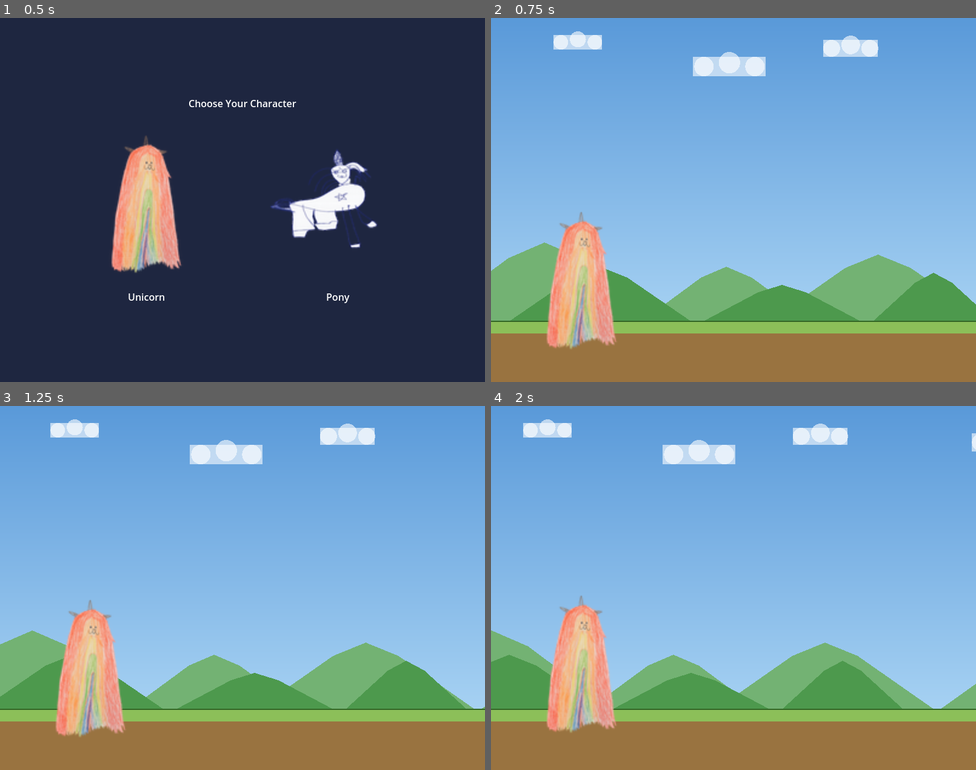
Above: before the commit, frames 1-4 (two rows, left to right).
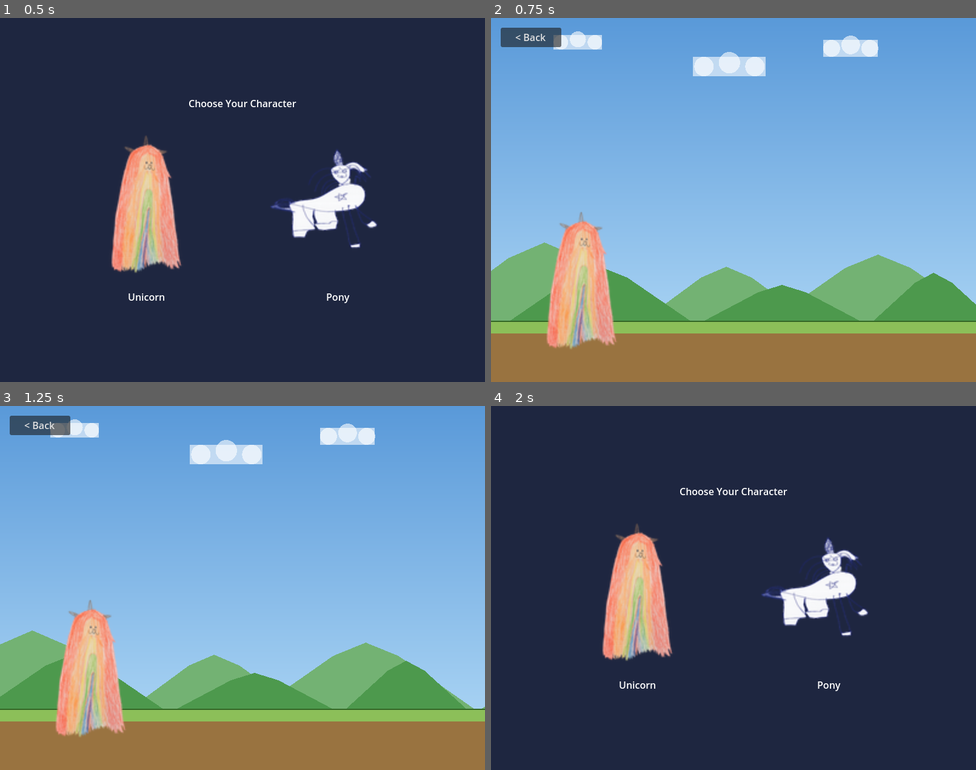
Above: after the commit, the same moments.

Repository: eiriksm/draw-jump
Game: Godot game, scene res://scenes/character_select.tscn
Same seed, same stepped clock (60 frames per second), same inputs: the game is played once before the commit and once after it.
Inputs (mouse positions are in pixels of both pictures, inside the frame that each line leads up to):
- Up to frame 1 (0.5 s): no input
- Up to frame 2 (0.75 s): click (636, 207) at 0.5 s
- Up to frame 3 (1.25 s): no input
- Up to frame 4 (2 s): click (529, 424) at 1.25 s, where only the run after the commit has a clickable "< Back"

Frame 1 is identical in both runs. In frame 2, 0.7% of the frame differs, in the area x 2-15%, y 2-8%; in frame 3, 0.7%; in frame 4, 100%, in the area x 0-100%, y 0-100%.

Commit message:
Add back button to game scene for returning to character selection
Adds a CanvasLayer with a Back button in the top-left corner of the
game scene. Pressing it navigates back to the character select screen.

https://claude.ai/code/session_01So9Pq7UULJx4REbkbvzBWN

Diff:
--- a/scenes/game.tscn
+++ b/scenes/game.tscn
@@ -15,3 +15,13 @@
 position = Vector2(150, 436)
 texture = ExtResource("1_unicorn")
 script = ExtResource("3_player")
+
+[node name="UILayer" type="CanvasLayer" parent="."]
+
+[node name="BackButton" type="Button" parent="UILayer"]
+unique_name_in_owner = true
+offset_left = 16.0
+offset_top = 16.0
+offset_right = 116.0
+offset_bottom = 48.0
+text = "< Back"
--- a/scripts/game.gd
+++ b/scripts/game.gd
@@ -7,9 +7,12 @@
 
 @onready var player: Sprite2D = $Player
 @onready var background: Node2D = $Background
+@onready var back_button: Button = %BackButton
 
 
 func _ready() -> void:
+	back_button.pressed.connect(_on_back_pressed)
+
 	var character: String = "unicorn"
 	if get_tree().has_meta("selected_character"):
 		character = get_tree().get_meta("selected_character")
@@ -31,6 +34,10 @@
 	background.scroll(delta, SCROLL_SPEED)
 
 
+func _on_back_pressed() -> void:
+	get_tree().change_scene_to_file("res://scenes/character_select.tscn")
+
+
 func _unhandled_input(event: InputEvent) -> void:
 	if event is InputEventMouseButton and event.pressed:
 		player.jump()
